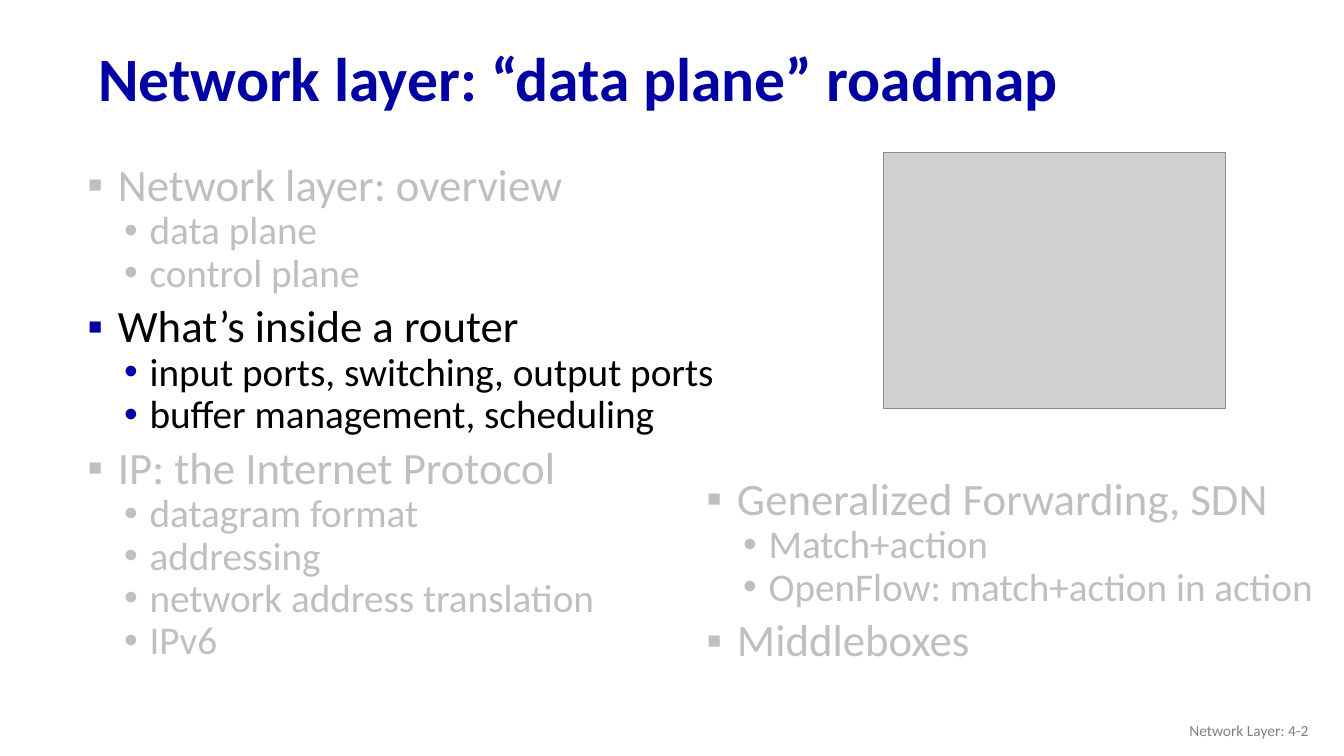
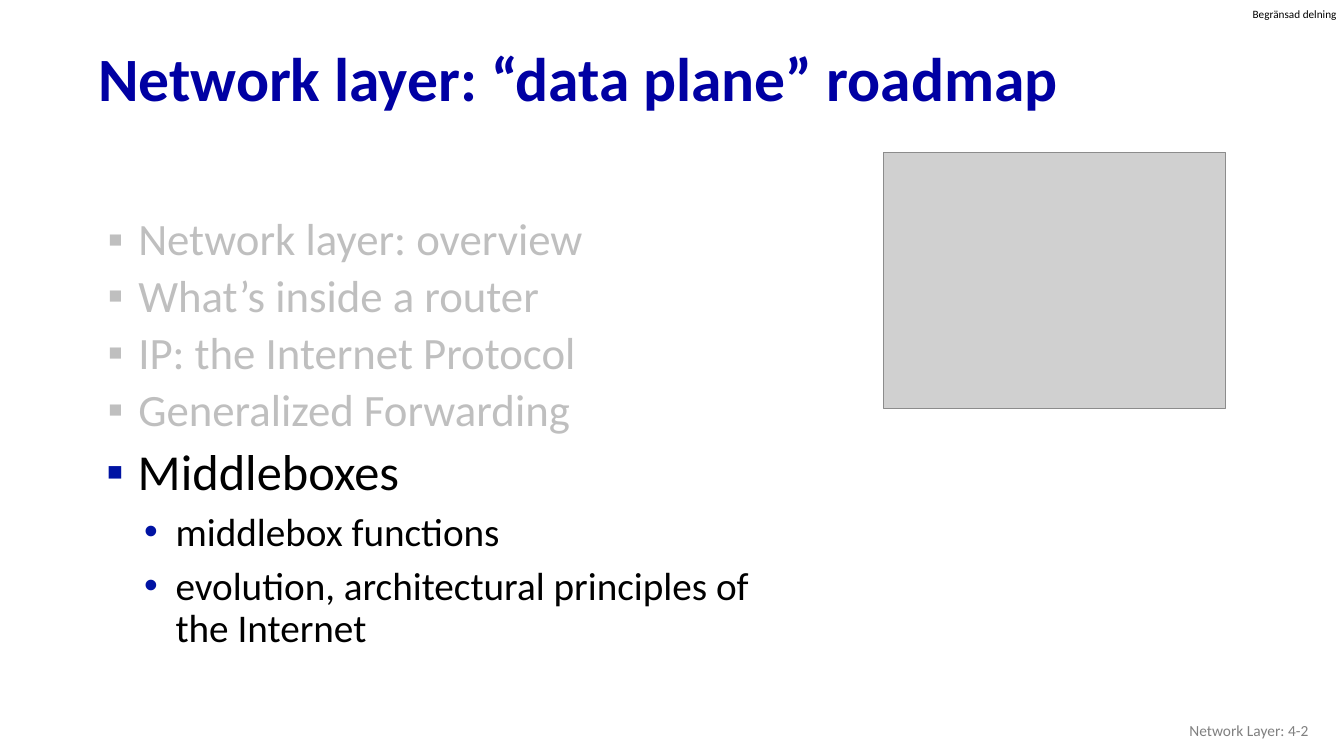
Before and after one commit to guhofstra/CSC175, a slide deck: slide 2 of PPTs/4.5 Middleboxes.pptx. Drawn at 1344x756 pixels with LibreOffice and Linux fonts; fonts in the diff are those of the drawing; grey boxes stand for pictures. Boxes give left, top, right and bottom in pixels: in the first picture for what was removed or moved away, otherwise in the second. Text is boxed around its words. In the diff, an @@ line names an element or a change of style, - is before the commit and + after.

```diff
--- a/PPTs/4.5 Middleboxes.pptx
+++ b/PPTs/4.5 Middleboxes.pptx
@@ text added at [1253, 10, 1337, 20], 8 pt, text #000000 @@
+Begränsad delning
@@ text removed at [118, 170, 713, 654] @@
-▪ Network layer: overview
-  • data plane
-  • control plane
-▪ What’s inside a router
-  • input ports, switching, output ports
-  • buffer management, scheduling
-▪ IP: the Internet Protocol
-  • datagram format
-  • addressing
-  • network address translation
-  • IPv6
@@ text added at [138, 224, 749, 607], 32 pt, text #BFBFBF @@
+▪ Network layer: overview
+▪ What’s inside a router
+▪ IP: the Internet Protocol
+▪ Generalized Forwarding
+▪ Middleboxes
+  • middlebox functions
+  • evolution, architectural principles of the Internet
@@ text removed at [737, 484, 1312, 656] @@
-▪ Generalized Forwarding, SDN
-  • Match+action
-  • OpenFlow: match+action in action
-▪ Middleboxes
```
Also in this commit, not shown: 4 other slides changed, 7 slides added, 24 slides removed, 34 other files.
